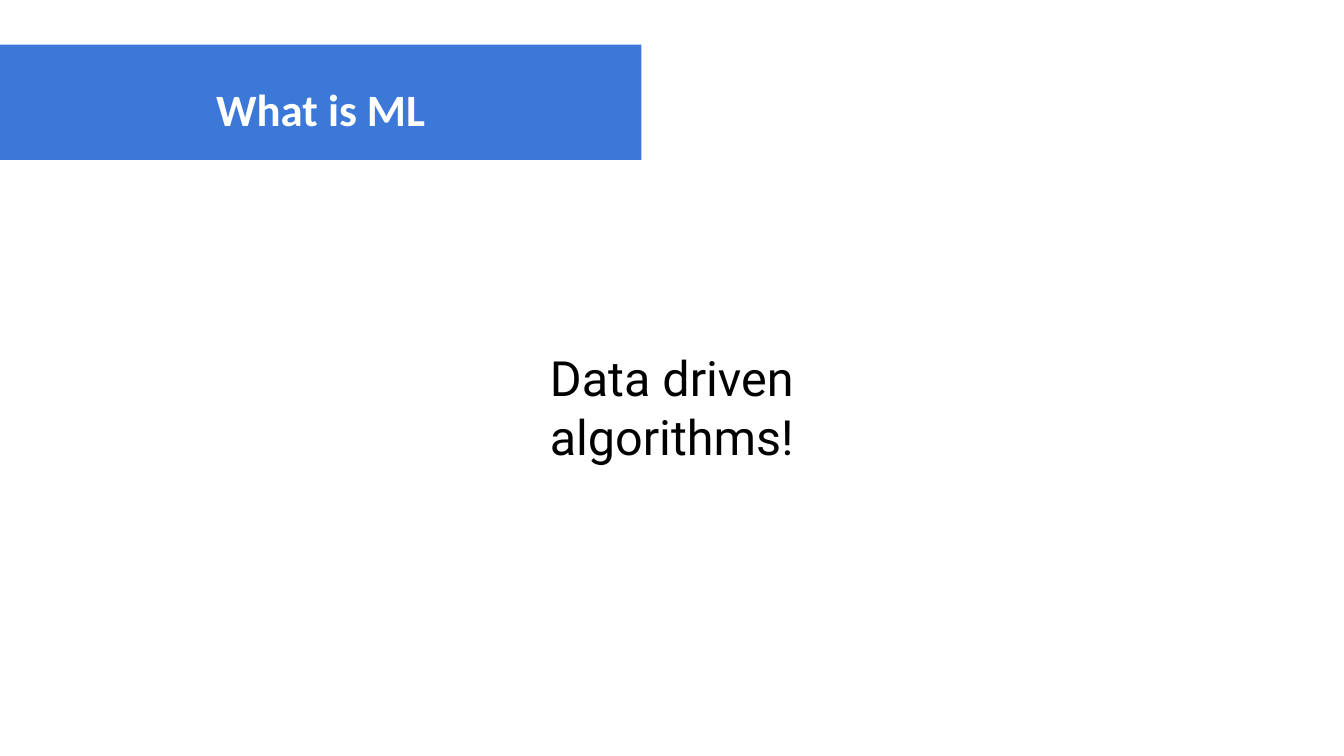
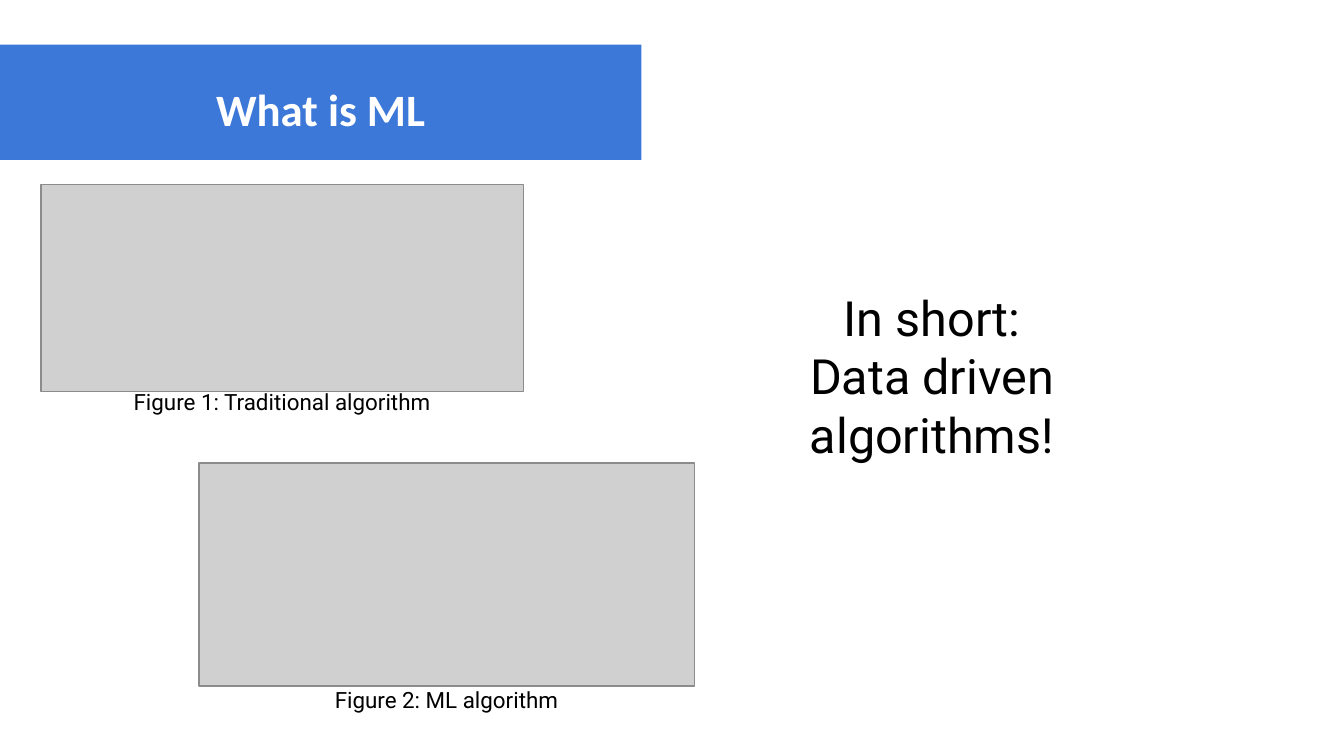
Before and after one commit to GilbertoCunha/IEEE-ML-Workshop, a slide deck: slide 5 of ML-intro.pptx. Drawn at 1344x756 pixels with LibreOffice and Linux fonts; fonts in the diff are those of the drawing; grey boxes stand for pictures. Boxes give left, top, right and bottom in pixels: in the first picture for what was removed or moved away, otherwise in the second. Text is boxed around its words. In the diff, an @@ line names an element or a change of style, - is before the commit and + after.

```diff
--- a/ML-intro.pptx
+++ b/ML-intro.pptx
@@ picture added at bbox=[42, 184, 524, 391] @@
@@ text "In short:": place and size @@
-text "In short:" at bbox=[550, 359, 794, 465]
+text "In short:" at bbox=[810, 299, 1054, 463]
@@ text at bbox=[844, 299, 1021, 337]: paragraph added @@
+In short:
@@ text added at bbox=[134, 389, 430, 415], 12 pt, text #000000 @@
+Figure 1: Traditional algorithm
@@ picture added at bbox=[199, 462, 695, 685] @@
@@ text added at bbox=[335, 691, 558, 713], 12 pt, text #000000 @@
+Figure 2: ML algorithm
```
Also in this commit, not shown: 7 other slides changed, 10 slides added, 2 slides removed, 1 other file.
